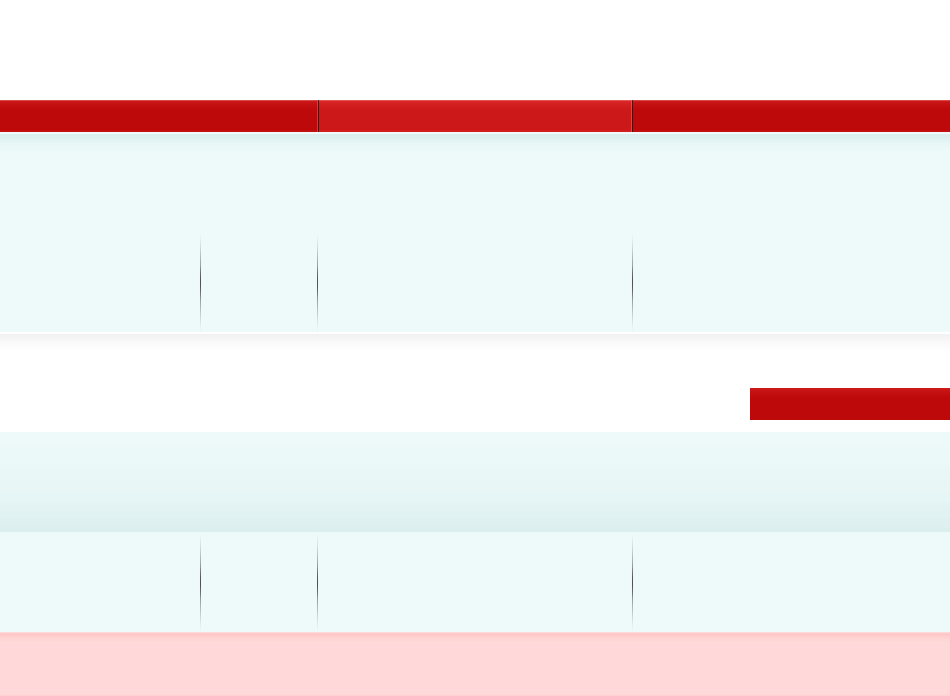
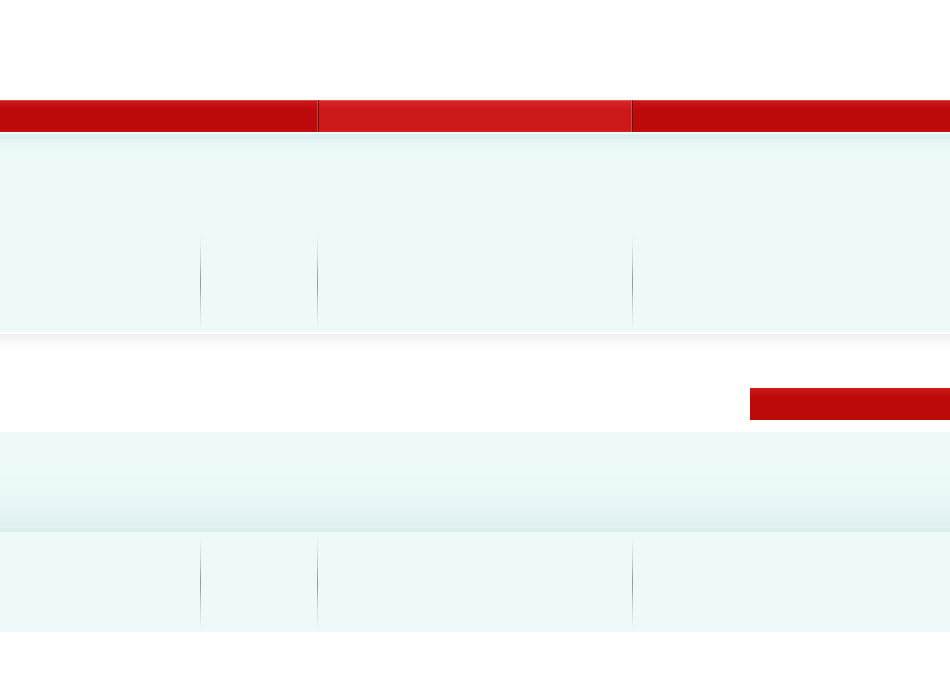
Layers edited between the first and the second 950px x 696px image:
painted on "footer" over [0,632,950,696]
